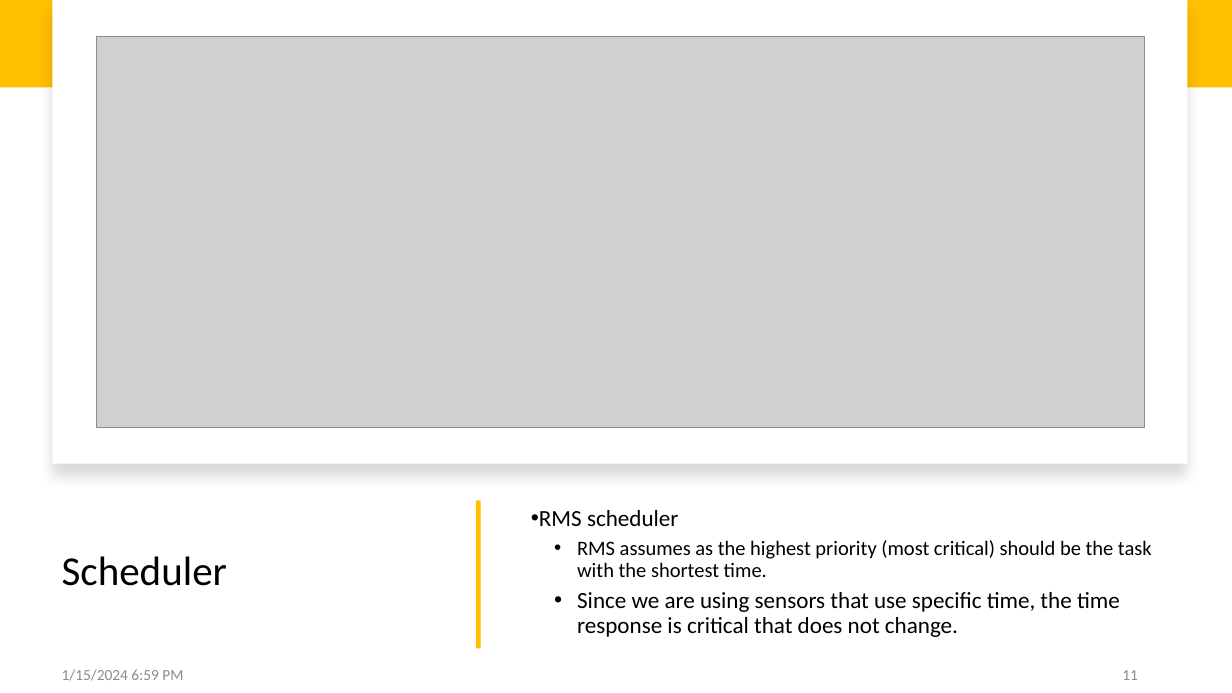
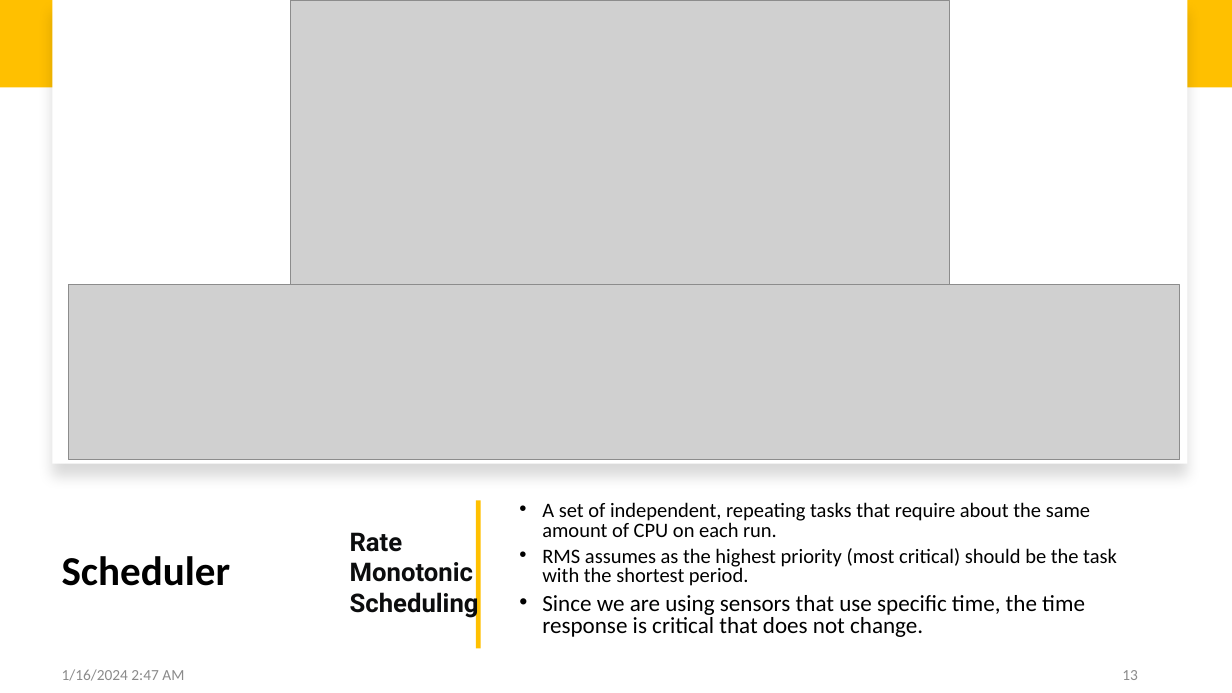
Before and after one commit to allerter/ESE-Smart-City, a slide deck: slide 13 of Requirements/Presentations/Presentation_Merge.pptx (slide 11 before the commit). Drawn at 1232x693 pixels with LibreOffice and Linux fonts; fonts in the diff are those of the drawing; grey boxes stand for pictures. Boxes give left, top, right and bottom in pixels: in the first picture for what was removed or moved away, otherwise in the second. Text is boxed around its words. In the diff, an @@ line names an element or a change of style, - is before the commit and + after.

```diff
--- a/Requirements/Presentations/Presentation_Merge.pptx
+++ b/Requirements/Presentations/Presentation_Merge.pptx
@@ picture added at <box>290,0,949,287</box> @@
@@ picture removed at <box>97,37,1145,428</box> @@
@@ picture added at <box>68,285,1179,459</box> @@
@@ title "Scheduler" at <box>62,556,231,586</box>: bold on @@
@@ text "A set of independent, repeating ...": place and size @@
-text "A set of independent, repeating ..." at <box>539,510,1152,637</box>
+text "A set of independent, repeating ..." at <box>542,502,1117,637</box>
@@ text at <box>542,502,1117,586</box>: text changed @@
-• RMS scheduler
-  • RMS assumes as the highest priority (most critical) should be the task with the shortest time.
+  • A set of independent, repeating tasks that require about the same amount of CPU on each run.
+  • RMS assumes as the highest priority (most critical) should be the task with the shortest period.
@@ text added at <box>350,532,479,619</box>, 20 pt, text #0C0D0E, bold @@
+Rate Monotonic Scheduling
@@ text at <box>542,595,1085,637</box>: line spacing 0.9 to 0.8 @@
@@ text at <box>62,669,184,681</box>: text changed @@
-1/15/2024 6:59 PM
+1/16/2024 2:47 AM
@@ page number at <box>1122,670,1138,680</box>: text changed @@
-11
+13
```
Also in this commit, not shown: 25 other slides changed, 4 slides added, 2 other files.
